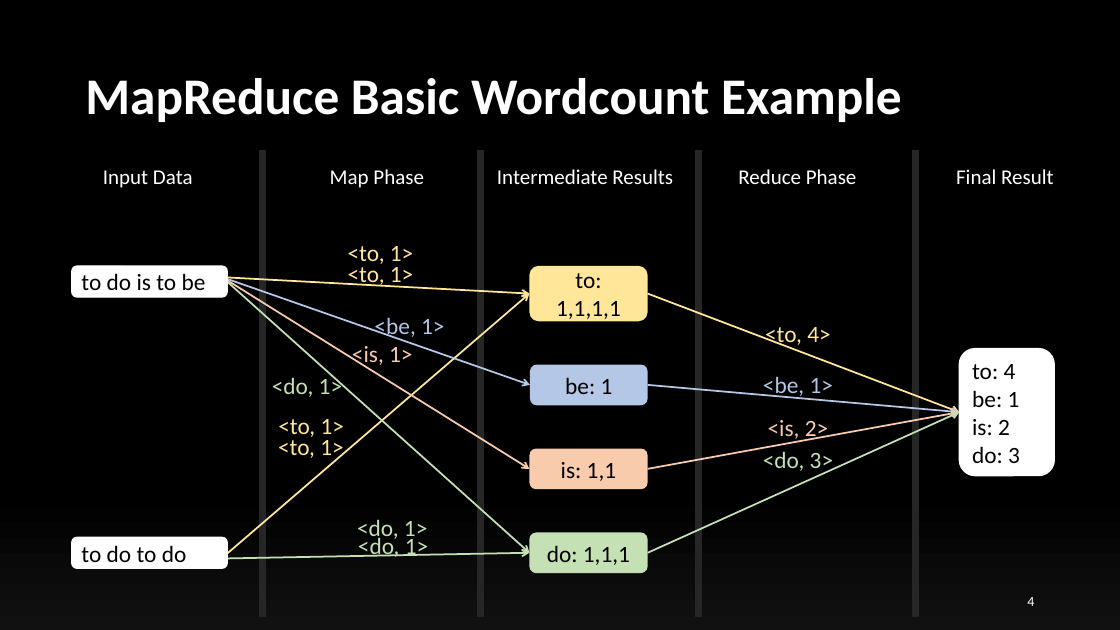
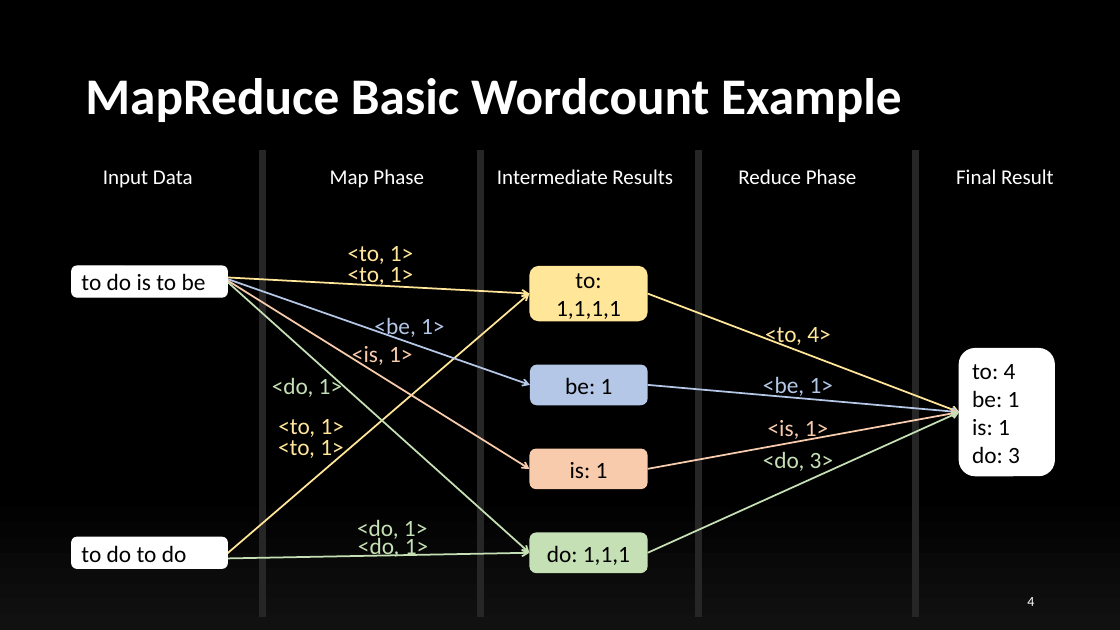
Before and after one commit to ollyblink/mt2, a slide deck: slide 4 of TomP2PTrials/files/presentations/InterimPresentation.pptx. Drawn at 1120x630 pixels with LibreOffice and Linux fonts; fonts in the diff are those of the drawing. Boxes give left, top, right and bottom in pixels: in the first picture for what was removed or moved away, otherwise in the second. Text is boxed around its words. In the diff, an @@ line names an element or a change of style, - is before the commit and + after.

```diff
--- a/TomP2PTrials/files/presentations/InterimPresentation.pptx
+++ b/TomP2PTrials/files/presentations/InterimPresentation.pptx
@@ text in rounded rectangle at (972, 390, 1020, 435): text changed @@
-be: 1
-is: 2
+be: 1
+is: 1
@@ text at (768, 420, 828, 442): text changed @@
-<is, 2>
+<is, 1>
@@ text in rounded rectangle at (570, 462, 608, 478): text changed @@
-is: 1,1
+is: 1
```
Also in this commit, not shown: 11 other slides changed, 1 slide removed, 12 other files.
